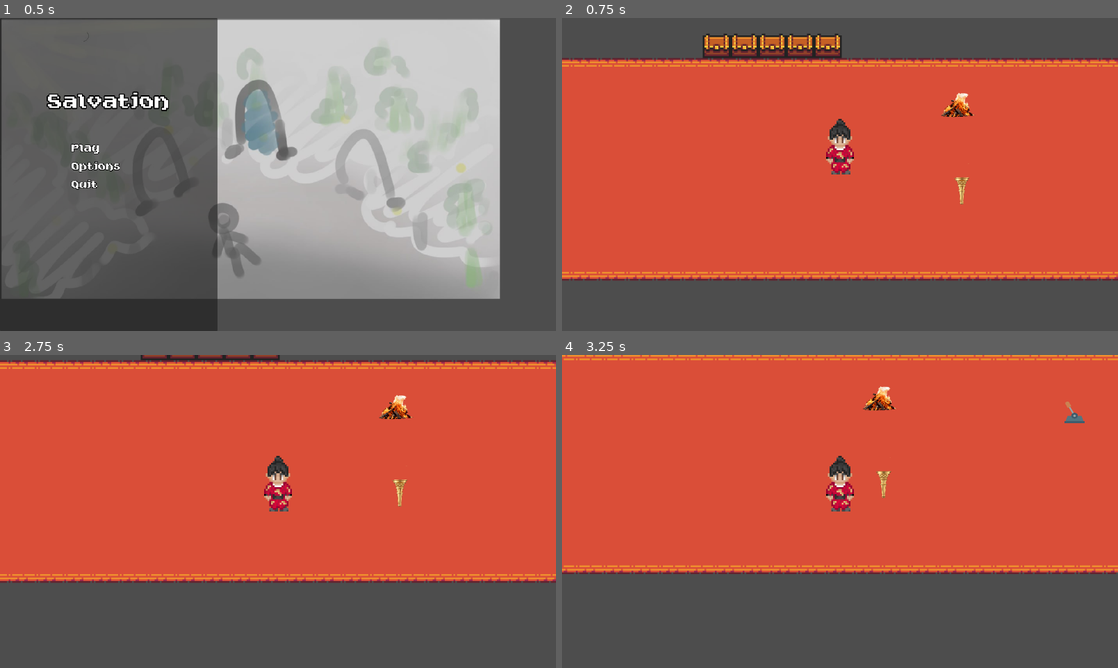
Above: before the commit, frames 1-4 (two rows, left to right).
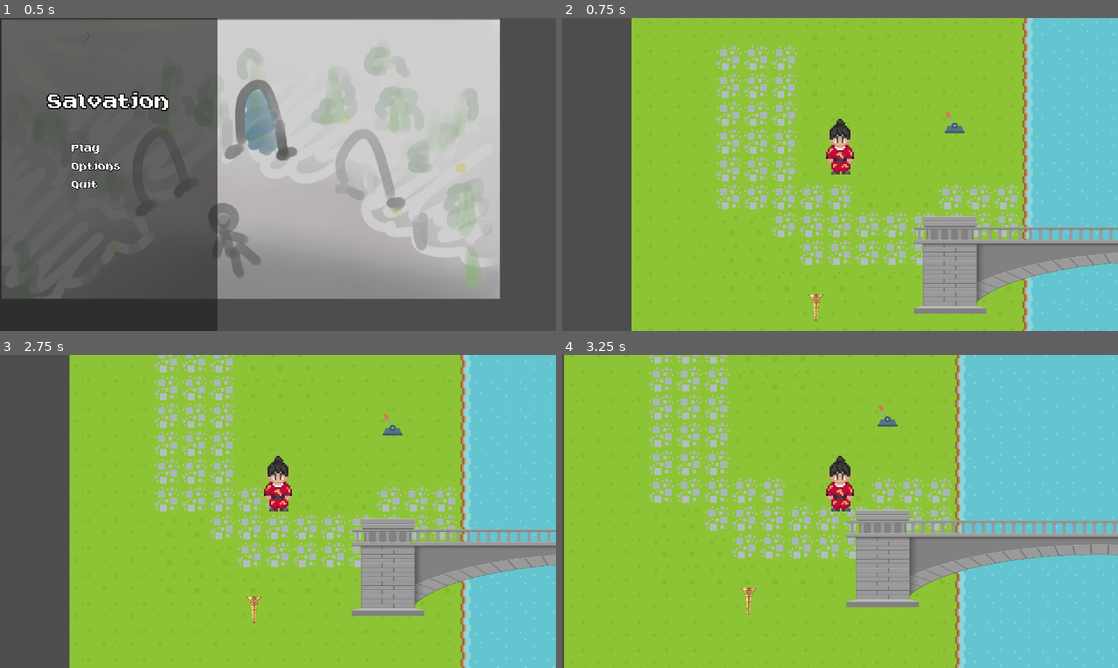
Above: after the commit, the same moments.

Repository: letishka/Salvation
Game: Godot game, scene res://ui/MainMenu.tscn
Two runs of this game, one before a commit and one after it. Both use one fixed random seed, a clock stepped at 60 frames per second and the inputs below.
Inputs (mouse positions are in pixels of both pictures, inside the frame that each line leads up to):
- Up to frame 1 (0.5 s): no input
- Up to frame 2 (0.75 s): click "Play" at 0.5 s
- Up to frame 3 (2.75 s): tap Enter at 1.25 s; move the mouse to (400, 495) at 1.27 s; press the mouse at (400, 495) at 1.28 s; hold D (move_right) 1.28-2.03 s; tap Space (dodge) at 2, 2.1 s; move the mouse to (166, 527) at 2.02 s; release the mouse at (166, 527) at 2.03 s; hold S (move_down) from 2.03 s (still down)
- Up to frame 4 (3.25 s): move the mouse to (895, 442) at 2.77 s; release S (move_down) at 2.78 s; hold D (move_right) from 2.78 s (still down); hold E (interact) from 2.78 s (still down)

Frame 1 is identical in both runs. In frame 2, 96% of the frame differs, in the area x 0-100%, y 0-100%; in frame 3, 96%; in frame 4, 99%.
Error in both runs: Attempt to call function 'activate' in base 'null instance' on a null instance. (res://scripts/states/player_states/attack.gd:5)

Commit message:
замена картинки моста

Diff:
--- a/assets/graphics/ui/theme/main_theme.tres
+++ b/assets/graphics/ui/theme/main_theme.tres
@@ -1,6 +1,6 @@
 [gd_resource type="Theme" format=3 uid="uid://b1xkp3i1kbd0n"]
 
-[ext_resource type="FontFile" uid="uid://tiek683aqgkm" path="res://assets/ui/theme/Bitfantasy.ttf" id="1_640h2"]
+[ext_resource type="FontFile" uid="uid://tiek683aqgkm" path="res://assets/graphics/ui/theme/Bitfantasy.ttf" id="1_640h2"]
 
 [sub_resource type="StyleBoxTexture" id="StyleBoxTexture_47as2"]
 texture_margin_left = 4.0
--- a/scenes/levels/water_level_1.tscn
+++ b/scenes/levels/water_level_1.tscn
@@ -6,6 +6,9 @@
 [ext_resource type="PackedScene" uid="uid://dhuo75x7vtotr" path="res://scenes/objects/torch.tscn" id="4_gqqtm"]
 [ext_resource type="PackedScene" uid="uid://c7vvs6j87r7sk" path="res://scenes/objects/bonfire.tscn" id="5_jjc6a"]
 [ext_resource type="PackedScene" uid="uid://cmggf021uxnuo" path="res://scenes/characters/player/player.tscn" id="6_v4o1i"]
+
+[sub_resource type="RectangleShape2D" id="RectangleShape2D_cmwfa"]
+size = Vector2(163, 320)
 
 [node name="WaterLevel1" type="Node2D" unique_id=807494377]
 
@@ -16,7 +19,7 @@
 layer_0/tile_data = PackedInt32Array(0, 327680, 1, 65536, 327680, 1, 131072, 327680, 1, 196608, 327680, 1, 262144, 3276 …(12121 unchanged characters)…
 
 [node name="Bridge" parent="." unique_id=217268844 instance=ExtResource("2_cmwfa")]
-position = Vector2(307, 228)
+position = Vector2(307, 237)
 
 [node name="Lever" parent="." unique_id=693276462 instance=ExtResource("3_di77f")]
 position = Vector2(186, 173)
@@ -26,7 +29,15 @@
 position = Vector2(112, 288)
 
 [node name="Bonfire" parent="." unique_id=183457378 instance=ExtResource("5_jjc6a")]
-position = Vector2(155, 133)
+position = Vector2(148, 96)
 
 [node name="Player" parent="." unique_id=1090551706 instance=ExtResource("6_v4o1i")]
 position = Vector2(120, 203)
+
+[node name="StaticBody2D" type="StaticBody2D" parent="." unique_id=820752052]
+collision_layer = 0
+collision_mask = 4
+
+[node name="CollisionShape2D" type="CollisionShape2D" parent="StaticBody2D" unique_id=493787514]
+position = Vector2(304.5, 162)
+shape = SubResource("RectangleShape2D_cmwfa")
--- a/scenes/objects/bridge.tscn
+++ b/scenes/objects/bridge.tscn
@@ -1,10 +1,10 @@
 [gd_scene format=3 uid="uid://dpn0ri1h1ujip"]
 
 [ext_resource type="Script" uid="uid://xethg35blv4l" path="res://scripts/objects/bridge.gd" id="1_pexfk"]
-[ext_resource type="Texture2D" uid="uid://cyt0seo6hxoxd" path="res://assets/graphics/objects/ice_platform.png" id="2_57faa"]
+[ext_resource type="Texture2D" uid="uid://clue3vldxo4u4" path="res://assets/graphics/objects/bridge.png" id="2_pexfk"]
 
 [sub_resource type="RectangleShape2D" id="RectangleShape2D_5r4xj"]
-size = Vector2(281, 78)
+size = Vector2(281, 31)
 
 [node name="Bridge" type="StaticBody2D" unique_id=217268844]
 collision_layer = 4
@@ -12,10 +12,9 @@
 script = ExtResource("1_pexfk")
 
 [node name="CollisionShape2D" type="CollisionShape2D" parent="." unique_id=1409096709]
-position = Vector2(2.5, -1)
 shape = SubResource("RectangleShape2D_5r4xj")
 
 [node name="Sprite2D" type="Sprite2D" parent="." unique_id=2006942347]
-position = Vector2(1, -1.0000038)
-scale = Vector2(0.3076087, 0.16225)
-texture = ExtResource("2_57faa")
+position = Vector2(1, 17.999996)
+scale = Vector2(0.20349652, 0.07999999)
+texture = ExtResource("2_pexfk")
--- a/scripts/ui/ui.gd
+++ b/scripts/ui/ui.gd
@@ -21,8 +21,6 @@
 
 func _start_ability_cooldown(ability_id, remaining):
 	ability_cooldown.show()
-	# Здесь можно анимировать уменьшение
-	# Используйте Tween для плавности
 	var tween = create_tween()
 	tween.tween_property(ability_cooldown, "value", 0, remaining)
 
--- a/ui/main_menu.gd
+++ b/ui/main_menu.gd
@@ -8,7 +8,7 @@
 	$BackgroundMusic.play()
 
 func _on_play_button_pressed() -> void:
-	get_tree().change_scene_to_file("res://scenes/levels/test.tscn")
+	get_tree().change_scene_to_file("res://scenes/levels/water_level_1.tscn")
 
 func _on_options_button_pressed() -> void:
 	var options_instance = options_menu_scene.instantiate()
Binary file added: assets/graphics/objects/bridge.png
